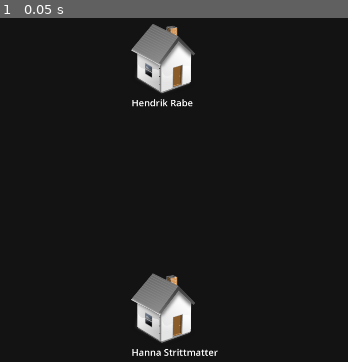
Above: before the commit, frame 1.
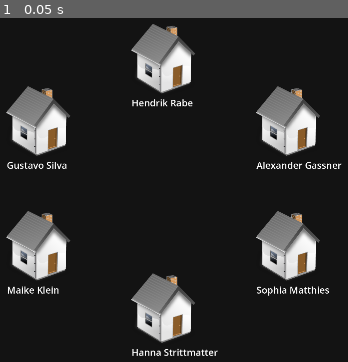
Above: after the commit, the same moment.

Repository: Shykaro/SimulatedAI
Game: Godot game, scene res://Scenes/npc visualization.tscn
Two runs of this game, one before a commit and one after it. Both use one fixed random seed, a clock stepped at 60 frames per second and the inputs below.
Inputs:
- Up to frame 1 (0.05 s): no input

The runs differ from the first frame. In frame 1, 11% of the frame differs, in the area x 1-99%, y 19-81%.

Commit message:
emotional relations update
get emotional relation is not integrated anywhere yet. -> Need to clarify when to ask for the emotional context

Diff:
--- a/GodotProject/Scripts/GameManager.gd
+++ b/GodotProject/Scripts/GameManager.gd
@@ -9,10 +9,10 @@
 func _ready():
 	NPCManager.create_npc("Hendrik Rabe", "01_Hendrik", Vector2(500,200))
 	NPCManager.create_npc("Hanna Strittmatter", "02_Hanna", Vector2(500,800))
-	#NPCManager.create_npc("Gustavo Silva", "03_Gustavo", Vector2(200,350))
-	#NPCManager.create_npc("Maike Klein", "04_Maike", Vector2(200,650))
-	#NPCManager.create_npc("Alexander Gassner", "05_Alexander", Vector2(800,350))
-	#NPCManager.create_npc("Sophia Matthies", "06_Sophia", Vector2(800,650))
+	NPCManager.create_npc("Gustavo Silva", "03_Gustavo", Vector2(200,350))
+	NPCManager.create_npc("Maike Klein", "04_Maike", Vector2(200,650))
+	NPCManager.create_npc("Alexander Gassner", "05_Alexander", Vector2(800,350))
+	NPCManager.create_npc("Sophia Matthies", "06_Sophia", Vector2(800,650))
 
 
 	#NPCManager.create_npc("Hendrik Rabe", "01_Hendrik", Vector2(200,350))
--- a/GodotProject/Scripts/Mind.gd
+++ b/GodotProject/Scripts/Mind.gd
@@ -12,6 +12,8 @@
 var emotional_state: String = "content"
 var associated_npc: NPC
 
+var emotional_relations: Dictionary = {}
+
 func reflect_on_day():
 	pass
 
@@ -19,7 +21,7 @@
 	var dialogue_context_string_array = get_dialogue_context_as_string_array()
 	var _message: String = "You are having this conversation: \n"
 	_message += "\n"+"\n".join(dialogue_context_string_array) #adds every entry in dialogue to string
-	_message += "\n\n Do you think it's over? Have both said their farewells? If yes, just answer yes. If no, answer with no only"
+	_message += "\n\n Has your counterpart said their farewells just now and would you like to end the conversation? If yes, ONLY answer yes. If no, answer with ONLY no"
 	#print(_message) #includes all conversation and instructions to choose yes or no
 	RequestHandlerManager.request_check_conversation_over(associated_npc, _message)
 
@@ -28,6 +30,7 @@
 	print(reply_string)
 	if(reply_string == "yes" or reply_string == "Yes"):
 		associated_npc.is_conversation_over = true
+		decide_relation(associated_npc)
 
 func update_emotional_state(_what_just_happened: String):
 	var _message: String = "Before doing "+_what_just_happened+"you felt like this: "+emotional_state+". How do you feel now? Describe your emotional state in one word only."
@@ -36,6 +39,28 @@
 func _on_request_emotional_state_complete(_request_handler: RequestHandler, _dict: Dictionary):
 	var reply_string: String = _dict["response"]
 	emotional_state = reply_string
+
+func decide_relation(npc: NPC):
+	var dialogue_context_string_array = get_dialogue_context_as_string_array()
+	var _message: String = "Based on the following conversation:\n"
+	_message += "\n" + "\n".join(dialogue_context_string_array)
+	_message += "\n\n How do you feel about your relationship with " + npc.name + " now? Please describe it in one sentence."
+	RequestHandlerManager.request_decide_relation(npc, _message)
+
+func _on_request_decide_relation_completed(_request_handler: RequestHandler, _dict: Dictionary):
+	var reply_string: String = _dict["response"]
+	set_emotional_relation(associated_npc.name, reply_string)
+
+#set_emotional_relation("Gustavo", "For some reason, I feel anger towards Gustavo")
+#Missing the possibility to change relation according to the relation it had before (is that already considered in the initail prompt?)
+func set_emotional_relation(npc_name: String, relation: String):
+	emotional_relations[npc_name] = relation
+
+#get_emotional_relation muss noch einen Punkt zum einfügen finden? Bevor ein Anruf getätigt wird, wenn ein Anruf getätigt wird??...
+func get_emotional_relation(npc_name: String) -> String:
+	if npc_name in emotional_relations:
+		return emotional_relations[npc_name]
+	return "No emotional context found for " + npc_name
 
 func get_dialogue_context_as_string_array():
 	var dialogue_context_string_array: Array[String] = []
@@ -68,3 +93,27 @@
 #var conversation_A1 = "Dies ist das erste Gespräch mit A."
 #var conversation_A2 = "Dies ist das zweite Gespräch mit A."
 #var conversation_B1 = "Dies ist das erste Gespräch mit B."
+
+
+
+#func save_conversation_with(_conversation, _npc):
+	#var _npc_id: int = conversations.find(_npc)
+	#conversations[_npc_id].append(_conversation)
+	#var file = FileAccess.open(path, FileAccess.WRITE)
+	#file.store_string(JSON.stringify(_conversation))
+	#file.close()
+
+#func summarize_conversation(_conversation):
+	## Zusammenfassungslogik hierher
+	#var summary = ""
+	#return summary
+
+#func summarize_all_conversations_with(_npc):
+	#var _npc_id: int = conversations.find(_npc)
+	#for conv in conversations[_npc_id]:
+		#overall_summary += summarize_conversation(conv) + "\n"
+
+
+#var conversation_A1 = "Dies ist das erste Gespräch mit A."
+#var conversation_A2 = "Dies ist das zweite Gespräch mit A."
+#var conversation_B1 = "Dies ist das erste Gespräch mit B."
--- a/GodotProject/Scripts/RequestHandlerManager.gd
+++ b/GodotProject/Scripts/RequestHandlerManager.gd
@@ -26,6 +26,16 @@
 	_request_handler.generate(_message, associated_llm)
 	request_handler_list.append(_request_handler)
 
+#seperate decide emotional relation request (Requests could be bundled to one "request answer"?? -> Different requests are easier to visualize)
+static func request_decide_relation(_npc: NPC, _message: String):
+	var associated_llm = _npc.associated_llm
+	var _request_handler: RequestHandler = RequestHandler.new()
+	instance.add_child(_request_handler)
+	_request_handler.request_processed.connect(_npc.mind._on_request_decide_relation_completed)
+	_request_handler.request_processed.connect(instance._delete_request_handler)
+	_request_handler.generate(_message, associated_llm)
+	request_handler_list.append(_request_handler)
+
 static func request_chat_api(_npc: NPC, _messages: Array): #chat api uses context and is passed an array
 	var associated_llm = _npc.associated_llm
 	var _request_handler: RequestHandler = RequestHandler.new()
--- a/GodotProject/project.godot
+++ b/GodotProject/project.godot
@@ -20,6 +20,7 @@
 
 window/size/viewport_width=1920
 window/size/viewport_height=1080
+window/vsync/vsync_mode=0
 
 [rendering]
 
